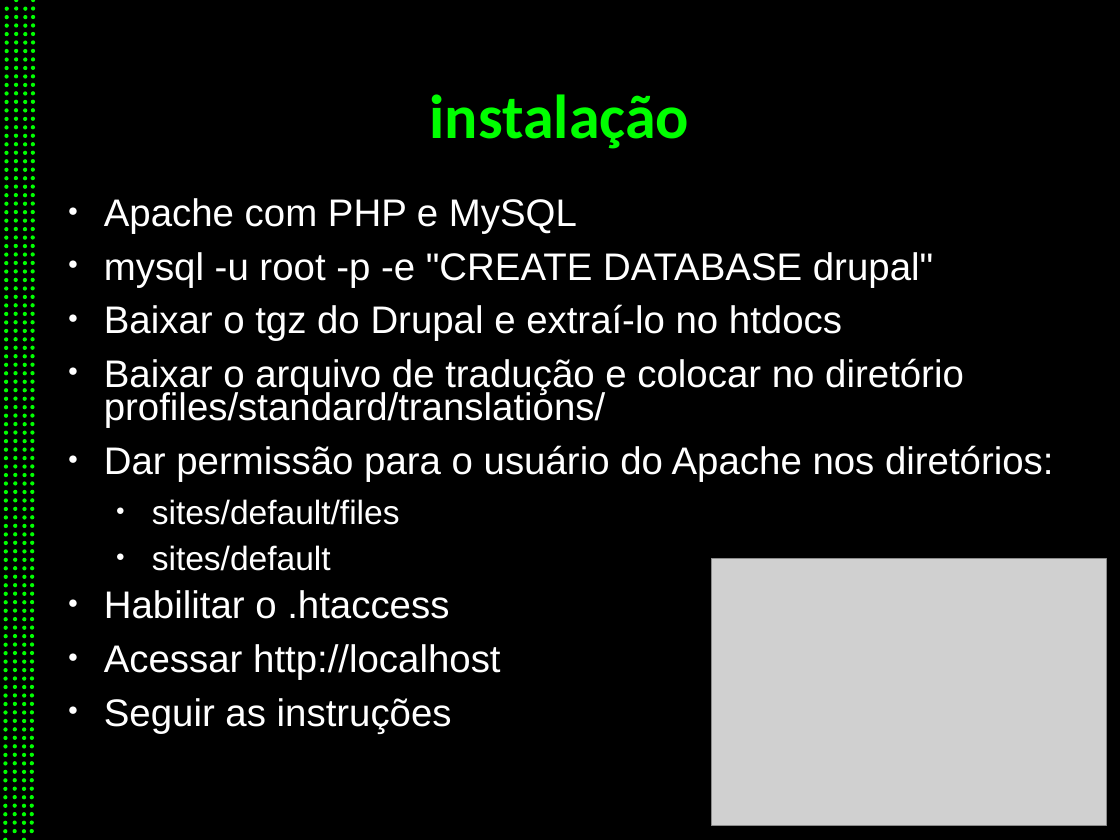
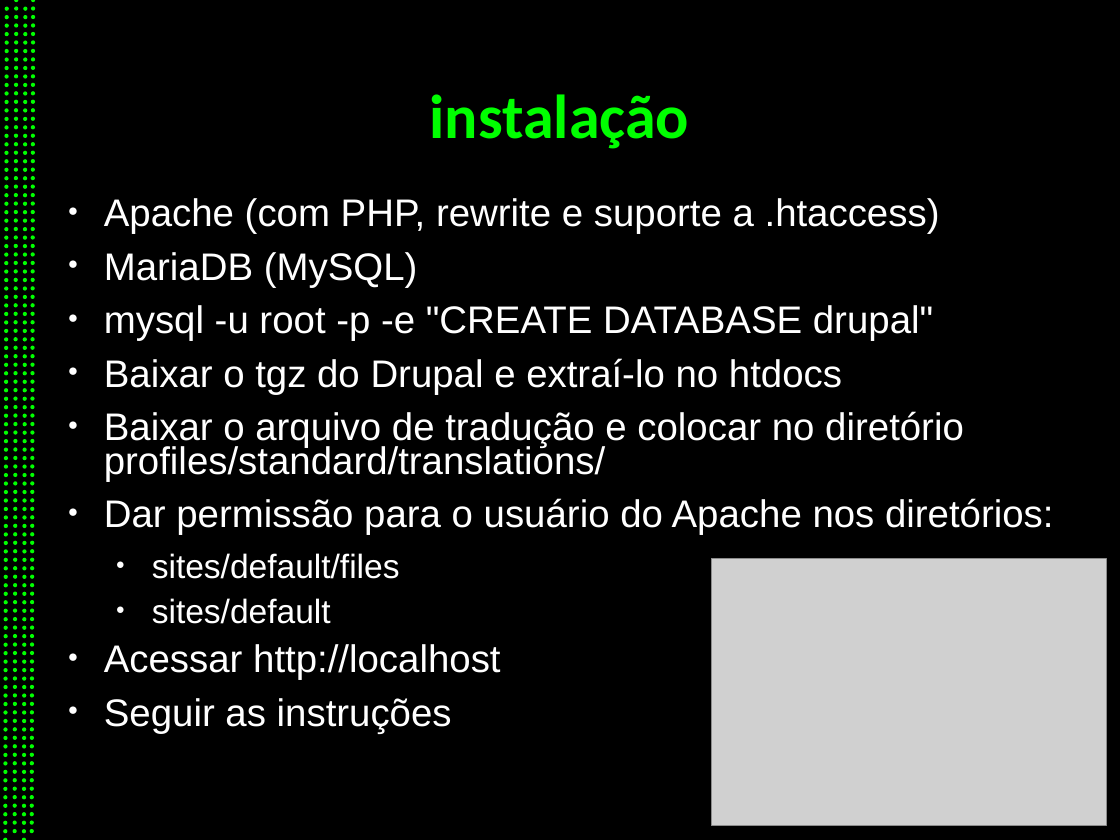
Before and after one commit to eduoda/pub, a slide deck: slide 13 of palestra_drupal.odp. Drawn at 1120x840 pixels with LibreOffice and Linux fonts; fonts in the diff are those of the drawing; grey boxes stand for pictures. Boxes give left, top, right and bottom in pixels: in the first picture for what was removed or moved away, otherwise in the second. Text is boxed around its words. In the diff, an @@ line names an element or a change of style, - is before the commit and + after.

```diff
--- a/palestra_drupal.odp
+++ b/palestra_drupal.odp
@@ text at (104, 198, 940, 287): text changed @@
-● Apache com PHP e MySQL
+● Apache (com PHP, rewrite e suporte a .htaccess)
+● MariaDB (MySQL)
@@ text at (104, 590, 449, 619): paragraph removed @@
-● Habilitar o .htaccess
```
Also in this commit, not shown: 5 other slides changed, 1 slide added, 1 other file.
